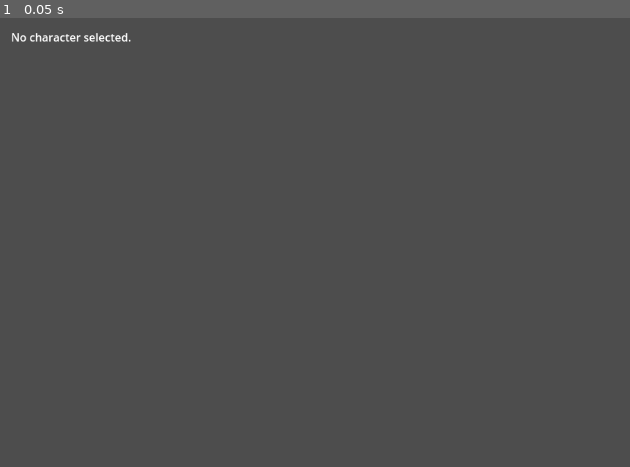
Above: before the commit, frame 1.
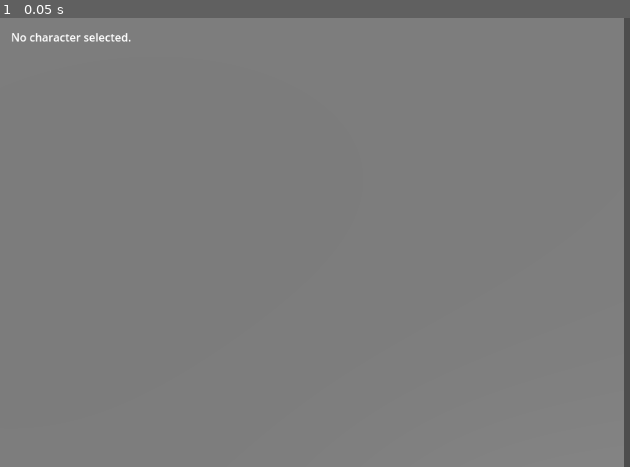
Above: after the commit, the same moment.

Repository: ademastrie/rpg_prototype
Game: Godot game, scene res://scenes/client/client_game.tscn
Two runs of this game, one before a commit and one after it. Both use one fixed random seed, a clock stepped at 60 frames per second and the inputs below. This scene is started directly instead of the project's main scene.
Inputs:
- Up to frame 1 (0.05 s): no input

The runs differ from the first frame. In frame 1, 99% of the frame differs, in the area x 0-100%, y 0-100%.

Commit message:
Pivot multiplayer scaffold to 3D isometric placeholders

Diff:
--- a/godot/scenes/client/client_game.tscn
+++ b/godot/scenes/client/client_game.tscn
@@ -1,10 +1,13 @@
-[gd_scene load_steps=4 format=3]
+[gd_scene load_steps=5 format=3]
 
 [ext_resource type="Script" path="res://scripts/client/client_game.gd" id="1_client_game"]
-[ext_resource type="PackedScene" path="res://scenes/shared/player_placeholder.tscn" id="2_player_placeholder"]
+[ext_resource type="PackedScene" path="res://scenes/shared/player_placeholder_3d.tscn" id="2_player_placeholder_3d"]
 [ext_resource type="Script" path="res://scripts/shared/world_spawner.gd" id="3_world_spawner"]
 
-[node name="Game" type="Node2D"]
+[sub_resource type="PlaneMesh" id="PlaneMesh_ground"]
+size = Vector2(24, 24)
+
+[node name="Game" type="Node3D"]
 script = ExtResource("1_client_game")
 
 [node name="StatusLabel" type="Label" parent="."]
@@ -14,6 +17,18 @@
 offset_bottom = 40.0
 text = "Client game scene scaffold"
 
-[node name="WorldSpawner" type="Node2D" parent="."]
+[node name="WorldSpawner" type="Node3D" parent="."]
 script = ExtResource("3_world_spawner")
-player_placeholder_scene = ExtResource("2_player_placeholder")
+player_placeholder_scene = ExtResource("2_player_placeholder_3d")
+
+[node name="Ground" type="MeshInstance3D" parent="."]
+mesh = SubResource("PlaneMesh_ground")
+
+[node name="Camera3D" type="Camera3D" parent="."]
+transform = Transform3D(1, 0, 0, 0, 0.707107, 0.707107, 0, -0.707107, 0.707107, 6, 8, 6)
+projection = 1
+size = 12.0
+current = true
+
+[node name="DirectionalLight3D" type="DirectionalLight3D" parent="."]
+transform = Transform3D(0.707107, -0.5, 0.5, 0, 0.707107, 0.707107, -0.707107, -0.5, 0.5, 0, 6, 0)
--- a/godot/scenes/server/server_game.tscn
+++ b/godot/scenes/server/server_game.tscn
@@ -2,11 +2,11 @@
 
 [ext_resource type="Script" path="res://scripts/server/server_game.gd" id="1_server_game"]
 [ext_resource type="Script" path="res://scripts/shared/world_spawner.gd" id="2_world_spawner"]
-[ext_resource type="PackedScene" path="res://scenes/shared/player_placeholder.tscn" id="3_player_placeholder"]
+[ext_resource type="PackedScene" path="res://scenes/shared/player_placeholder_3d.tscn" id="3_player_placeholder"]
 
 [node name="Game" type="Node"]
 script = ExtResource("1_server_game")
 
-[node name="WorldSpawner" type="Node2D" parent="."]
+[node name="WorldSpawner" type="Node3D" parent="."]
 script = ExtResource("2_world_spawner")
 player_placeholder_scene = ExtResource("3_player_placeholder")
--- /dev/null
+++ b/godot/scenes/shared/player_placeholder_3d.tscn
@@ -0,0 +1,22 @@
+[gd_scene load_steps=4 format=3]
+
+[sub_resource type="CapsuleMesh" id="CapsuleMesh_player"]
+radius = 0.35
+height = 1.6
+
+[sub_resource type="StandardMaterial3D" id="StandardMaterial3D_body"]
+albedo_color = Color(0.25, 0.55, 0.95, 1)
+
+[sub_resource type="BoxMesh" id="BoxMesh_marker"]
+size = Vector3(0.9, 0.08, 0.9)
+
+[node name="PlayerPlaceholder3D" type="Node3D"]
+
+[node name="Body" type="MeshInstance3D" parent="."]
+transform = Transform3D(1, 0, 0, 0, 1, 0, 0, 0, 1, 0, 0.85, 0)
+mesh = SubResource("CapsuleMesh_player")
+surface_material_override/0 = SubResource("StandardMaterial3D_body")
+
+[node name="GroundMarker" type="MeshInstance3D" parent="."]
+mesh = SubResource("BoxMesh_marker")
+surface_material_override/0 = SubResource("StandardMaterial3D_body")
--- a/godot/scripts/client/client_game.gd
+++ b/godot/scripts/client/client_game.gd
@@ -1,4 +1,4 @@
-extends Node2D
+extends Node3D
 
 @export var server_host: String = "127.0.0.1"
 @export var server_port: int = 7777
--- a/godot/scripts/server/server_game.gd
+++ b/godot/scripts/server/server_game.gd
@@ -2,7 +2,7 @@
 
 @export var server_port: int = 7777
 
-@onready var world_spawner: Node2D = $WorldSpawner
+@onready var world_spawner: Node3D = $WorldSpawner
 
 var connected_peers: Array[int] = []
 
--- a/godot/scripts/shared/world_spawner.gd
+++ b/godot/scripts/shared/world_spawner.gd
@@ -1,4 +1,4 @@
-extends Node2D
+extends Node3D
 
 @export var player_placeholder_scene: PackedScene
 
@@ -8,11 +8,11 @@
 
 func register_peer(peer_id: int) -> void:
 	for existing_peer_id in players:
-		var spawn_position: Vector2 = players[existing_peer_id]
+		var spawn_position: Vector3 = players[existing_peer_id]
 		rpc_id(peer_id, "spawn_player", existing_peer_id, spawn_position)
 
 	_register_player(peer_id)
-	var peer_position: Vector2 = players[peer_id]
+	var peer_position: Vector3 = players[peer_id]
 	rpc("spawn_player", peer_id, peer_position)
 
 
@@ -25,12 +25,12 @@
 	players[peer_id] = _spawn_position_for_peer(peer_id)
 
 
-func _spawn_position_for_peer(peer_id: int) -> Vector2:
-	return Vector2(160 + (peer_id % 8) * 72, 180 + int(peer_id / 8) * 72)
+func _spawn_position_for_peer(peer_id: int) -> Vector3:
+	return Vector3((peer_id % 8) * 2.0, 0.0, int(peer_id / 8) * 2.0)
 
 
 @rpc("authority", "call_remote", "reliable")
-func spawn_player(peer_id: int, spawn_position: Vector2) -> void:
+func spawn_player(peer_id: int, spawn_position: Vector3) -> void:
 	if _spawned_nodes.has(peer_id):
 		_spawned_nodes[peer_id].position = spawn_position
 		return
@@ -45,10 +45,6 @@
 	add_child(player)
 	_spawned_nodes[peer_id] = player
 
-	var name_label := player.get_node_or_null("NameLabel")
-	if name_label != null:
-		name_label.text = "Peer %s" % peer_id
-
 	print("Spawned player for peer %s at %s." % [peer_id, spawn_position])
 
 
